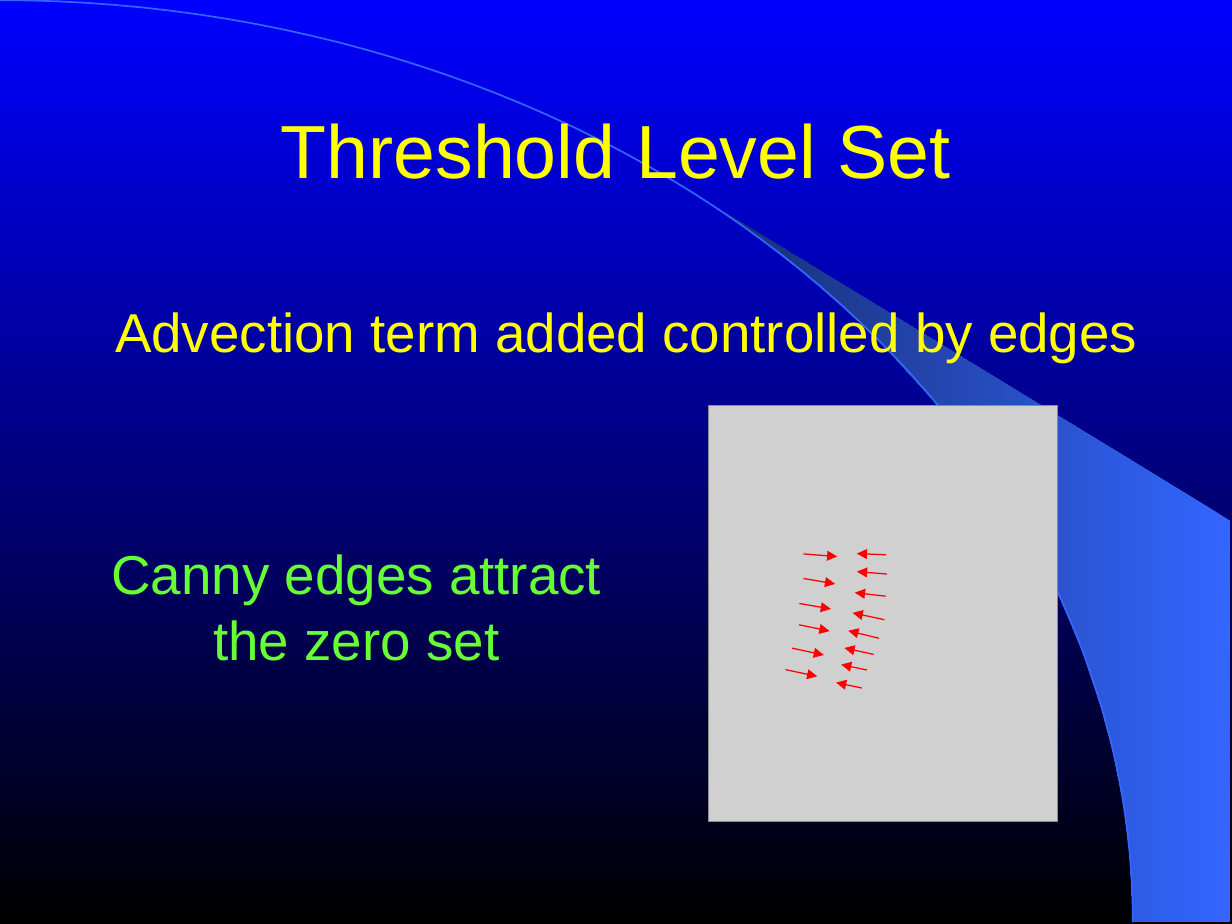
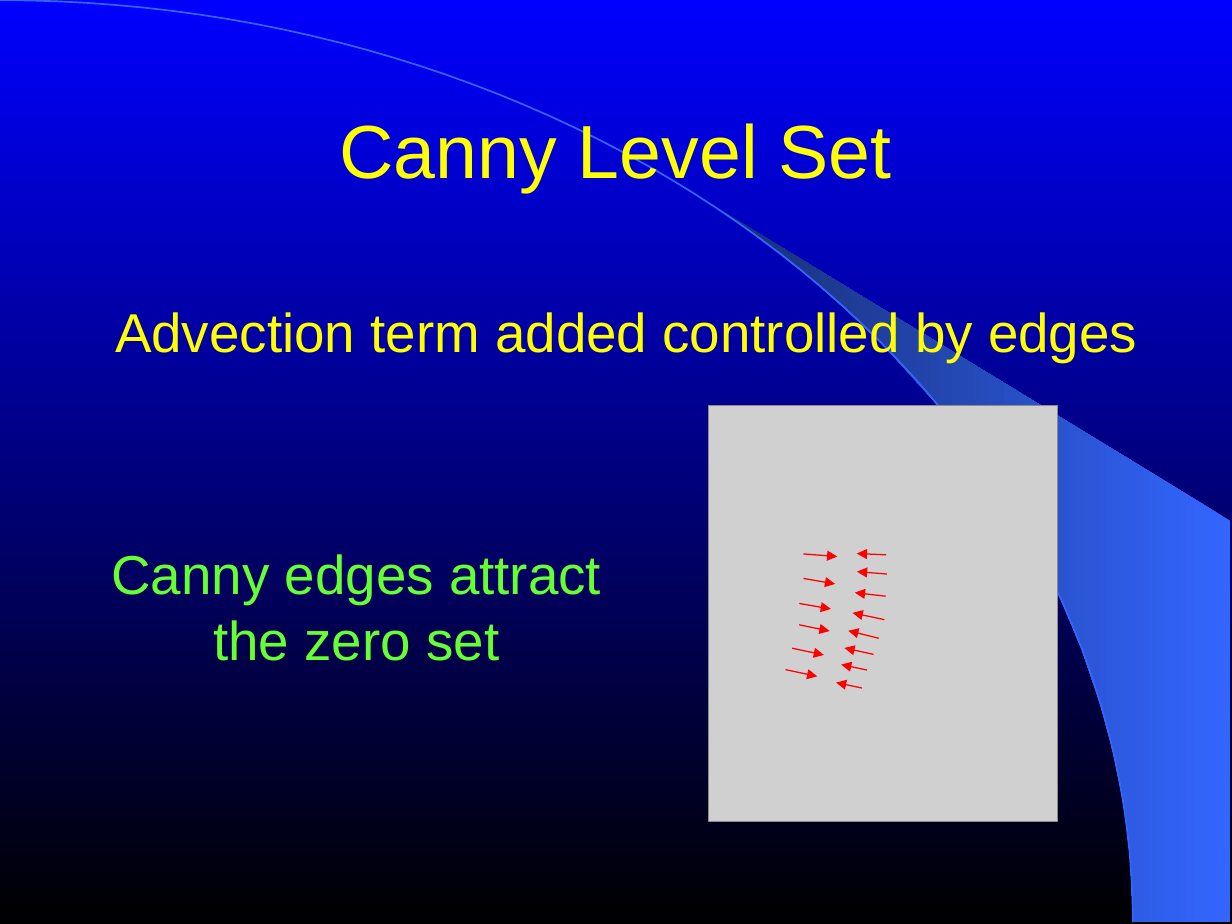
Before and after one commit to NA-MIC/NAMICSandBox, a slide deck: slide 40 of ITKAdvancedCourse/doc/presentations/Insight-Segmentation.ppt. Drawn at 1232x924 pixels with LibreOffice and Linux fonts; fonts in the diff are those of the drawing; grey boxes stand for pictures. Boxes give left, top, right and bottom in pixels: in the first picture for what was removed or moved away, otherwise in the second. Text is boxed around its words. In the diff, an @@ line names an element or a change of style, - is before the commit and + after.

```diff
--- a/ITKAdvancedCourse/doc/presentations/Insight-Segmentation.ppt
+++ b/ITKAdvancedCourse/doc/presentations/Insight-Segmentation.ppt
@@ title at (339,118,892,192): text changed @@
-Threshold Level Set
+Canny Level Set
```
Also in this commit, not shown: 1 slide added, 2 other files.
